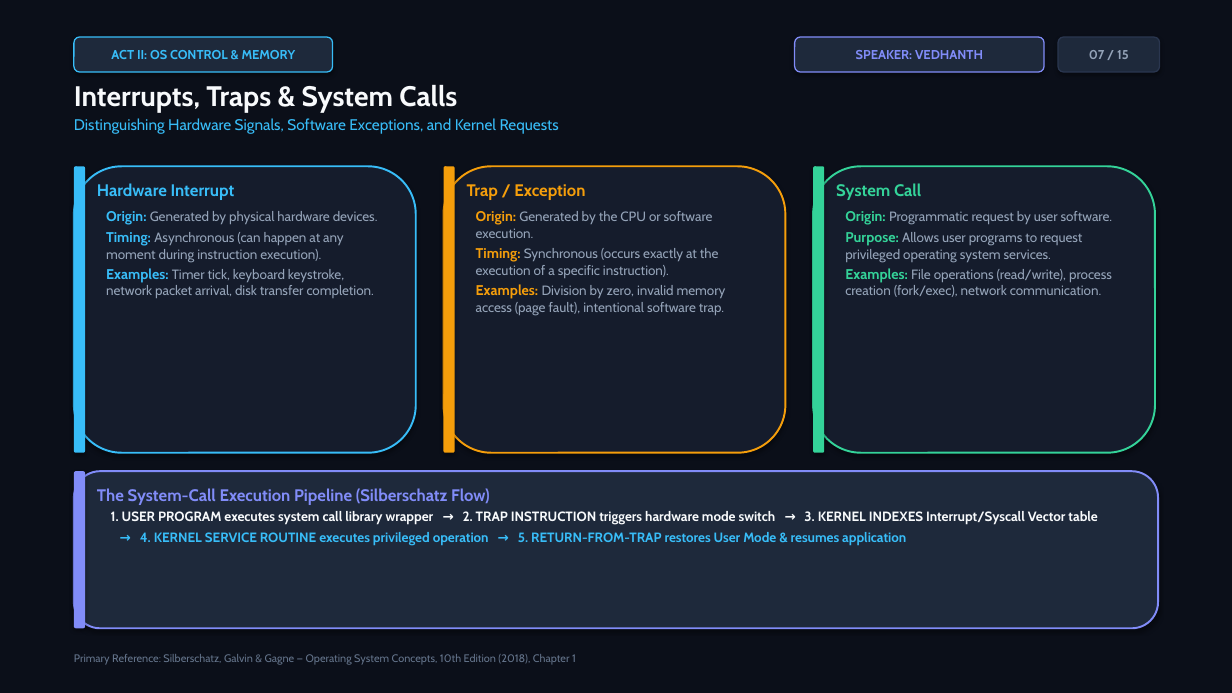
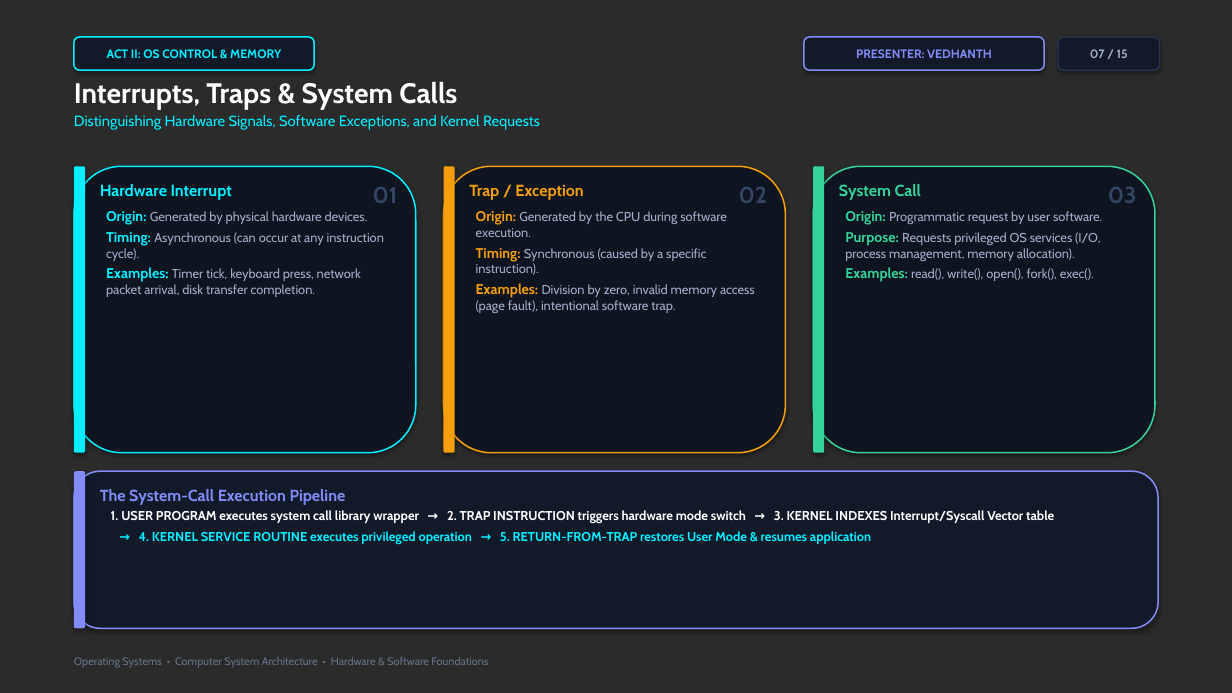
Before and after one commit to vangaramcharan2007-del/alfred, a slide deck: slide 7 of Computer_System_Architecture_OS.pptx. Drawn at 1232x693 pixels with LibreOffice and Linux fonts; fonts in the diff are those of the drawing; background and template pictures are left out; a plain dark background stands for a picture behind light text. Boxes give left, top, right and bottom in pixels: in the first picture for what was removed or moved away, otherwise in the second. Text is boxed around its words. In the diff, an @@ line names an element or a change of style, - is before the commit and + after.

Commit message:
feat(presentation): upgrade to high-production-value cinematic dark visual theme with 1080p hardware overlays

```diff
--- a/Computer_System_Architecture_OS.pptx
+++ b/Computer_System_Architecture_OS.pptx
@@ background #0B0F19 to picture (left out) @@
@@ rectangle removed at (0,0,1232,693) @@
@@ rounded rectangle "ACT II: OS CONTROL & ...": place and size @@
-rounded rectangle "ACT II: OS CONTROL & ..." at (74,37,333,72)
+rounded rectangle "ACT II: OS CONTROL & ..." at (74,37,314,70)
@@ rounded rectangle "ACT II: OS CONTROL & ..." at (74,37,314,70): size 10 to 9.5 pt, text colour #38BDF8 to #00F0FF; fill #1E293B to #121A2A; outline #38BDF8 1 pt to #00F0FF 1.2 pt @@
@@ rounded rectangle "PRESENTER: VEDHANTH": place and size @@
-rounded rectangle "PRESENTER: VEDHANTH" at (795,37,1044,72)
+rounded rectangle "PRESENTER: VEDHANTH" at (804,37,1044,70)
@@ rounded rectangle "PRESENTER: VEDHANTH" at (804,37,1044,70): fill #1E293B to #121A2A; outline #818CF8 1 pt to #818CF8 1.2 pt @@
@@ text in rounded rectangle at (856,49,992,58): text changed; size 10 to 9.5 pt @@
-SPEAKER: VEDHANTH
+PRESENTER: VEDHANTH
@@ rounded rectangle "07 / 15" at (1058,37,1160,70): size 10 to 9.5 pt, text colour #94A3B8 to #A0AFC8; fill #1E293B to #121A2A; outline #2A364F 1 pt to #283855 1 pt @@
@@ text "Interrupts, Traps & System Calls" at (74,82,540,130): text colour #F8FAFC to #FFFFFF in "Interrupts, Traps & System Calls"; size 12 to 11.5 pt, text colour #38BDF8 to #00F0FF in "Distinguishing Hardware Signals, Software Exceptions, and Ke ..." @@
@@ rounded rectangle at (74,166,416,453): fill #151C2C to #0E1420; outline #38BDF8 1.5 pt to #00F0FF 1.2 pt @@
@@ rounded rectangle at (74,166,85,453): fill #38BDF8 to #00F0FF @@
@@ rounded rectangle at (444,166,786,453): fill #151C2C to #0E1420; outline #F59E0B 1.5 pt to #F59E0B 1.2 pt @@
@@ rounded rectangle at (813,166,1155,453): fill #151C2C to #0E1420; outline #34D399 1.5 pt to #34D399 1.2 pt @@
@@ text "Hardware Interrupt" at (100,184,232,200): size 13 to 12.5 pt, text colour #38BDF8 to #00F0FF @@
@@ text added at (373,187,398,203), 18 pt, text #324664, bold @@
+01
@@ text "Trap / Exception" at (469,184,583,200): size 13 to 12.5 pt @@
@@ text added at (739,187,768,203), 18 pt, text #324664, bold @@
+02
@@ text "System Call" at (839,184,921,200): size 13 to 12.5 pt @@
@@ text added at (1108,187,1137,203), 18 pt, text #324664, bold @@
+03
@@ text at (106,232,384,297): text changed; size 10.5 to 10 pt; text colour #94A3B8 to #A0AFC8 @@
-Timing: Asynchronous (can happen at any moment during instruction execution).
-Examples: Timer tick, keyboard keystroke, network packet arrival, disk transfer completion.
+Timing: Asynchronous (can occur at any instruction cycle).
+Examples: Timer tick, keyboard press, network packet arrival, disk transfer completion.
@@ text at (106,211,368,225): size 10.5 to 10 pt, text colour #94A3B8 to #A0AFC8 in "Generated by physical hardware devices."; text colour #38BDF8 to #00F0FF in "Origin:" @@
@@ text at (476,211,727,262): text changed; size 10.5 to 10 pt; text colour #94A3B8 to #A0AFC8 @@
-Origin: Generated by the CPU or software execution.
-Timing: Synchronous (occurs exactly at the execution of a specific instruction).
+Origin: Generated by the CPU during software execution.
+Timing: Synchronous (caused by a specific instruction).
@@ text at (845,232,1100,282): text changed; size 10.5 to 10 pt; text colour #94A3B8 to #A0AFC8 @@
-Purpose: Allows user programs to request privileged operating system services.
-Examples: File operations (read/write), process creation (fork/exec), network communication.
+Purpose: Requests privileged OS services (I/O, process management, memory allocation).
+Examples: read(), write(), open(), fork(), exec().
@@ text at (845,211,1102,225): size 10.5 to 10 pt, text colour #94A3B8 to #A0AFC8 in "Programmatic request by user software." @@
@@ text at (476,283,755,313): size 10.5 to 10 pt, text colour #94A3B8 to #A0AFC8 in "Division by zero, invalid memory access (page ..." @@
@@ rounded rectangle at (74,471,1158,628): fill #1E293B to #121A2A; outline #818CF8 1.5 pt to #818CF8 1.2 pt @@
@@ text at (100,489,346,505): text changed; size 13 to 12.5 pt @@
-The System-Call Execution Pipeline (Silberschatz Flow)
+The System-Call Execution Pipeline
@@ text "1. USER PROGRAM executes system ..." at (111,510,1054,544): size 10.5 to 10 pt; text colour #F8FAFC to #FFFFFF in "1. USER PROGRAM executes system call library ..."; text colour #38BDF8 to #00F0FF in "→ 4. KERNEL SERVICE ROUTINE executes privileged ..." @@
@@ text at (74,657,488,668): text changed @@
-Primary Reference: Silberschatz, Galvin & Gagne — Operating System Concepts, 10th Edition (2018), Chapter 1
+Operating Systems • Computer System Architecture • Hardware & Software Foundations
```
Also in this commit, not shown: 14 other slides changed, 19 other files.
